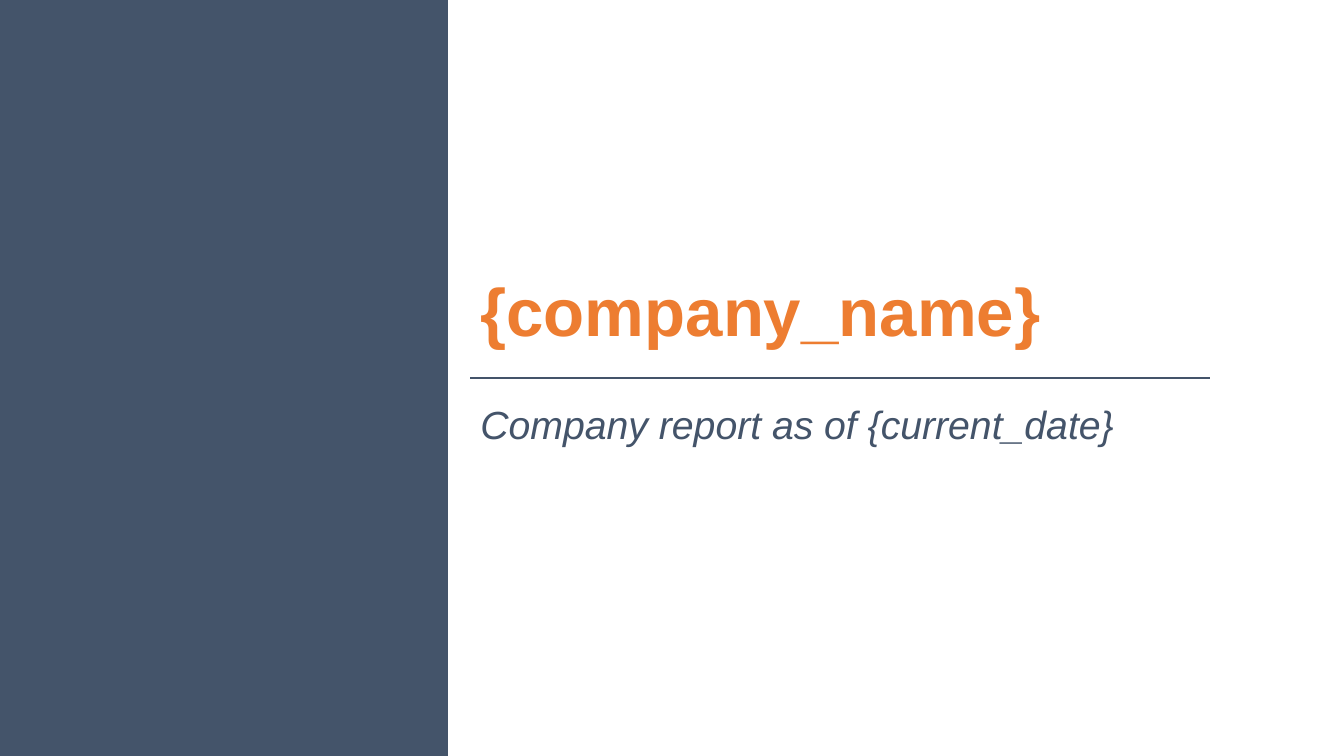
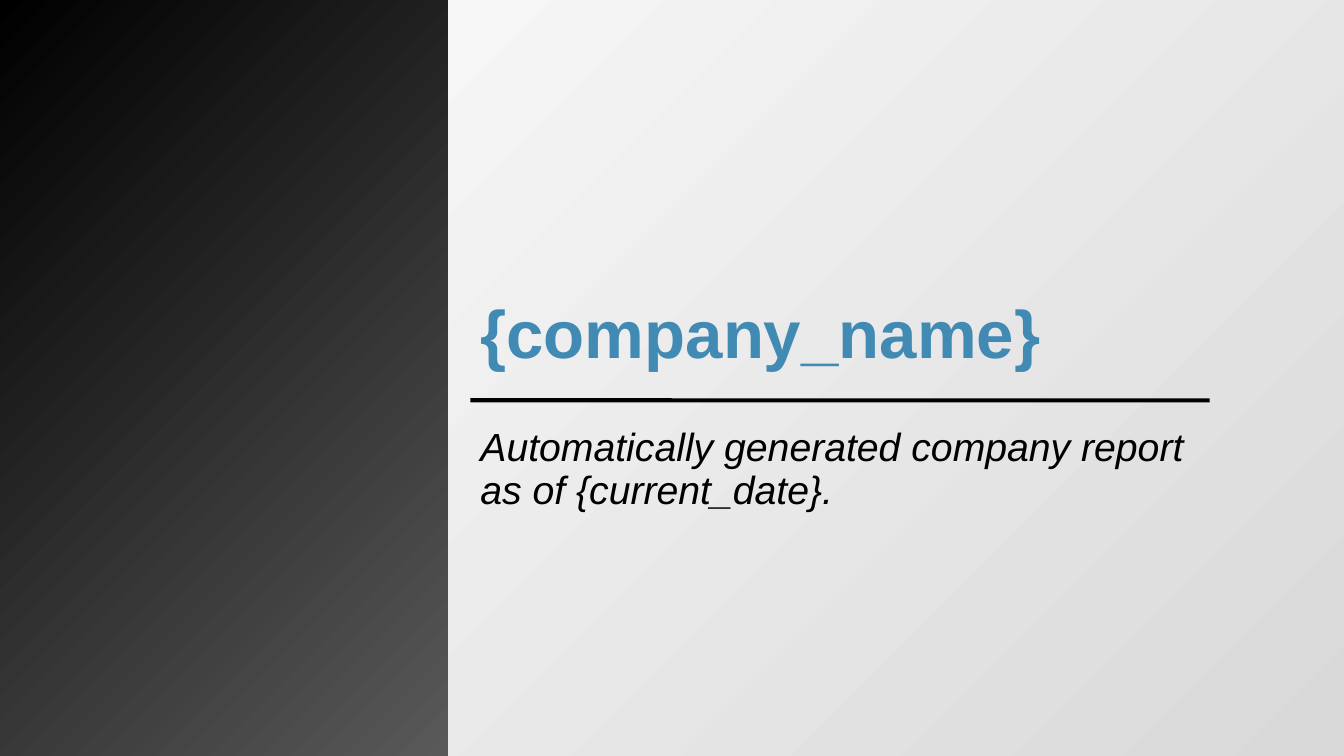
Before and after one commit to giovanni-mattei/company-profile-automation, a slide deck: slide 1 of templates/deck.pptx. Drawn at 1344x756 pixels with LibreOffice and Linux fonts; fonts in the diff are those of the drawing. Boxes give left, top, right and bottom in pixels: in the first picture for what was removed or moved away, otherwise in the second. Text is boxed around its words. In the diff, an @@ line names an element or a change of style, - is before the commit and + after.

```diff
--- a/templates/deck.pptx
+++ b/templates/deck.pptx
@@ background #FFFFFF to gradient #FFFFFF to #D9D9D9 @@
@@ rectangle at (0, 0, 448, 756): fill #44546A to gradient #000000 to #595959 @@
@@ title "{company_name}": place and size @@
-title "{company_name}" at (480, 287, 1040, 348)
+title "{company_name}" at (480, 309, 1040, 371)
@@ title "{company_name}" at (480, 309, 1040, 371): text colour #ED7D31 to #418AB3 @@
@@ line moved from (471, 378) - (1210, 378) to (471, 400) - (1210, 400) @@
@@ line (471, 400) - (1210, 400): stroke #44546A 1.5 pt to #000000 3 pt @@
@@ subtitle at (480, 432, 1183, 512): text changed; text colour #44546A to #000000 @@
-Company report as of {current_date}
+Automatically generated company report as of {current_date}.
```
Also in this commit, not shown: 4 other slides changed, 1 other file.
